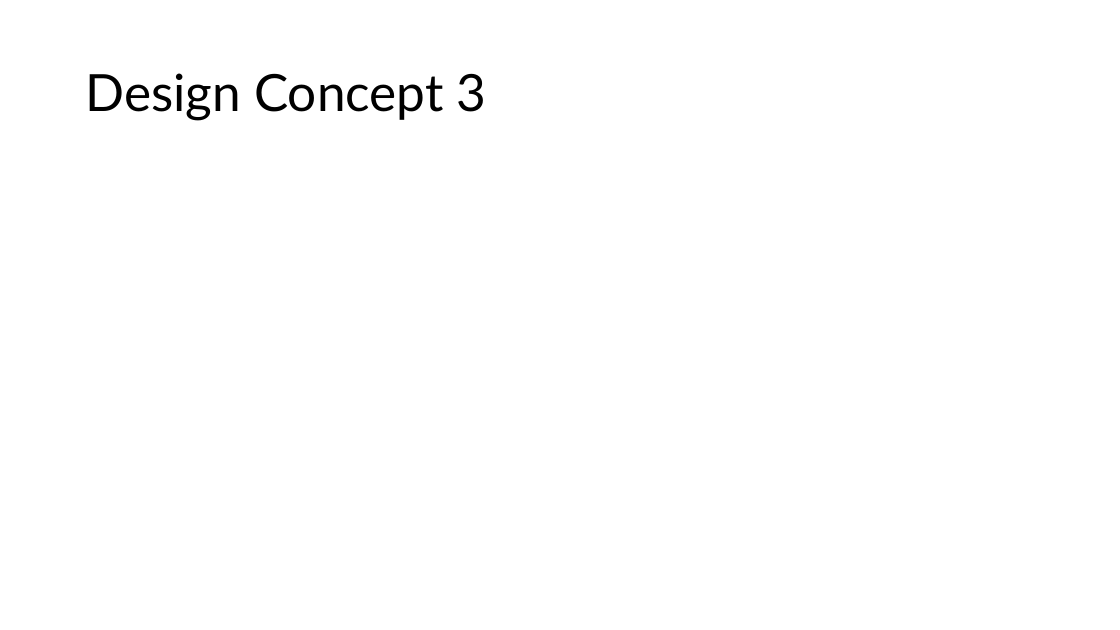
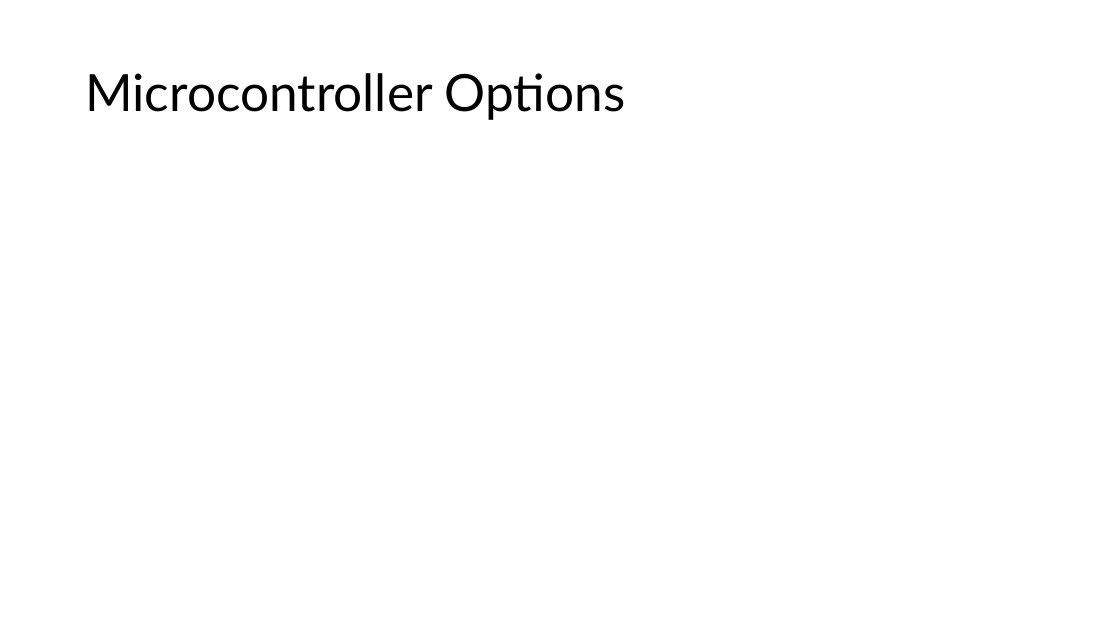
Before and after one commit to Tannyr-Singleterry/ECE590_SeniorDesign, a slide deck: slide 6 of Documents/CDR/CDR_Presentation.pptx. Drawn at 1120x630 pixels with LibreOffice and Linux fonts; fonts in the diff are those of the drawing. Boxes give left, top, right and bottom in pixels: in the first picture for what was removed or moved away, otherwise in the second. Text is boxed around its words. In the diff, an @@ line names an element or a change of style, - is before the commit and + after.

```diff
--- a/Documents/CDR/CDR_Presentation.pptx
+++ b/Documents/CDR/CDR_Presentation.pptx
@@ title at [85,73,626,120]: text changed @@
-Design Concept 3
+Microcontroller Options
```
Also in this commit, not shown: 1 other slide changed, 1 other file.
